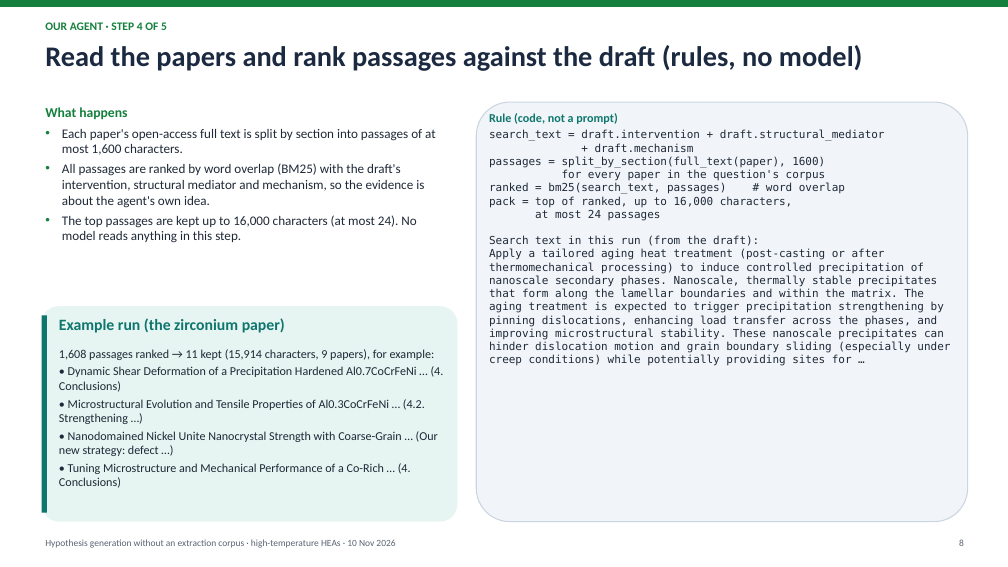
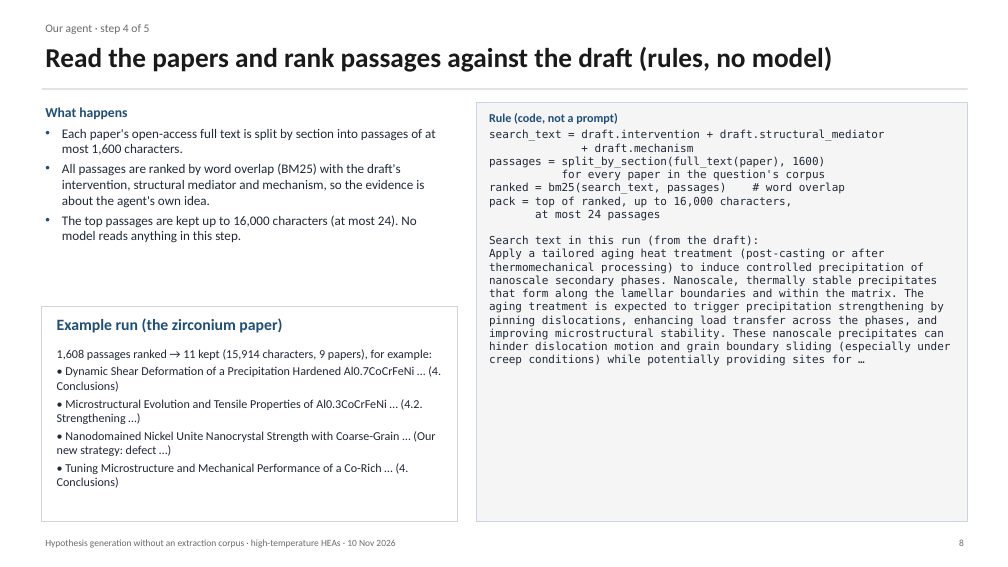
Before and after one commit to yadyneshsonale/materials-hypothesis-generation, a slide deck: slide 8 of presentations/2026-11-10_on_demand_retrieval/on_demand_hypothesis_generation_2026-11-10.pptx. Drawn at 1008x567 pixels with LibreOffice and Linux fonts; fonts in the diff are those of the drawing. Boxes give left, top, right and bottom in pixels: in the first picture for what was removed or moved away, otherwise in the second. Text is boxed around its words. In the diff, an @@ line names an element or a change of style, - is before the commit and + after.

```diff
--- a/presentations/2026-11-10_on_demand_retrieval/on_demand_hypothesis_generation_2026-11-10.pptx
+++ b/presentations/2026-11-10_on_demand_retrieval/on_demand_hypothesis_generation_2026-11-10.pptx
@@ rectangle removed at (0, 0, 1008, 7) @@
@@ text at (45, 24, 150, 34): text changed; text colour #15803D to #6B6B6B; bold off @@
-OUR AGENT · STEP 4 OF 5
+Our agent · step 4 of 5
@@ text "Read the papers and rank ..." at (45, 47, 832, 72): size 27 to 26 pt, text colour #1B2A41 to #1A1A1A @@
@@ rectangle added at (42, 88, 968, 89), fill #D4D4D4 @@
@@ text "What happens" at (45, 107, 436, 243): text colour #15803D to #1F4E79 in "What happens"; bullet colour #15803D to #1F4E79 @@
@@ rounded rectangle removed at (476, 102, 968, 522) @@
@@ rectangle added at (476, 102, 968, 522), fill #F5F5F5, outline #CBD5E1 1 pt @@
@@ text at (489, 113, 617, 124): text colour #0F766E to #1F4E79 in "Rule (code, not a prompt)" @@
@@ rectangle at (42, 306, 457, 522): rounded rectangle to rectangle; fill #E6F4F2 to #FFFFFF; outline none to #D4D4D4 1 pt @@
@@ rectangle removed at (42, 315, 47, 513) @@
@@ text "Example run (the zirconium paper)" at (57, 318, 282, 333): text colour #0F766E to #1F4E79 @@
```
Also in this commit, not shown: 14 other slides changed, 1 other file.
